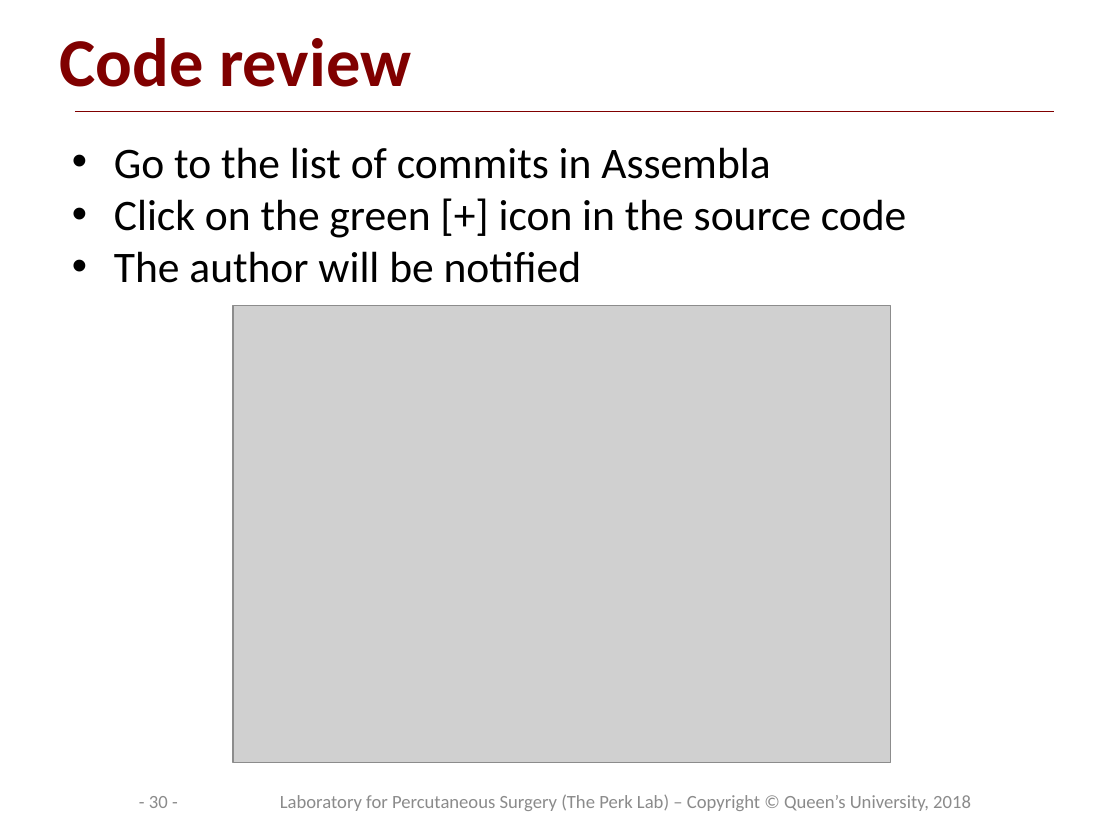
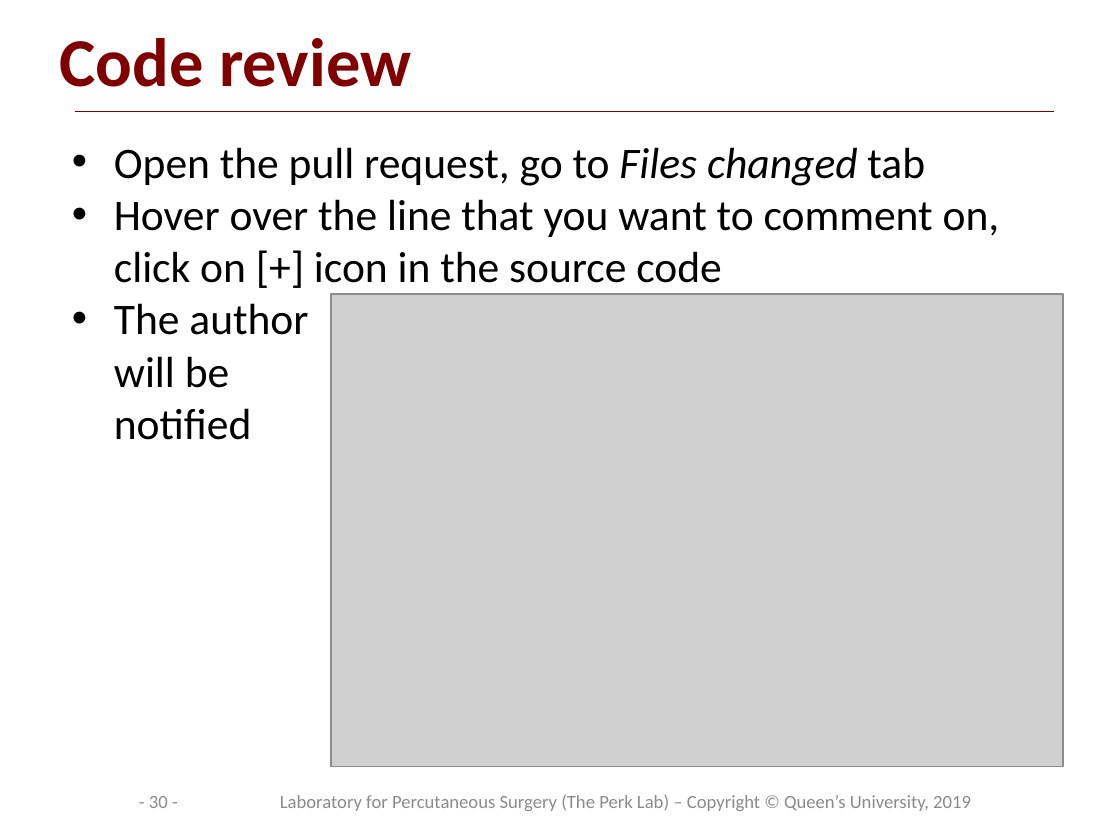
Before and after one commit to PerkLab/PerkLabBootcamp, a slide deck: slide 30 of Doc/day1_2_PerkLabProjectManagement.pptx. Drawn at 1120x840 pixels with LibreOffice and Linux fonts; fonts in the diff are those of the drawing; grey boxes stand for pictures; background and template pictures are left out. Boxes give left, top, right and bottom in pixels: in the first picture for what was removed or moved away, otherwise in the second. Text is boxed around its words. In the diff, an @@ line names an element or a change of style, - is before the commit and + after.

```diff
--- a/Doc/day1_2_PerkLabProjectManagement.pptx
+++ b/Doc/day1_2_PerkLabProjectManagement.pptx
@@ text at (114, 147, 1000, 283): text changed @@
-• Go to the list of commits in Assembla
-• Click on the green [+] icon in the source code
+• Open the pull request, go to Files changed tab
+• Hover over the line that you want to comment on, click on [+] icon in the source code
@@ picture: place and size @@
-picture at (233, 306, 890, 763)
+picture at (332, 293, 1064, 766)
@@ text at (280, 795, 971, 811): text changed @@
-Laboratory for Percutaneous Surgery (The Perk Lab) – Copyright © Queen’s University, 2018
+Laboratory for Percutaneous Surgery (The Perk Lab) – Copyright © Queen’s University, 2019
```
Also in this commit, not shown: 34 other slides changed, 1 slide added, 2 other files.
